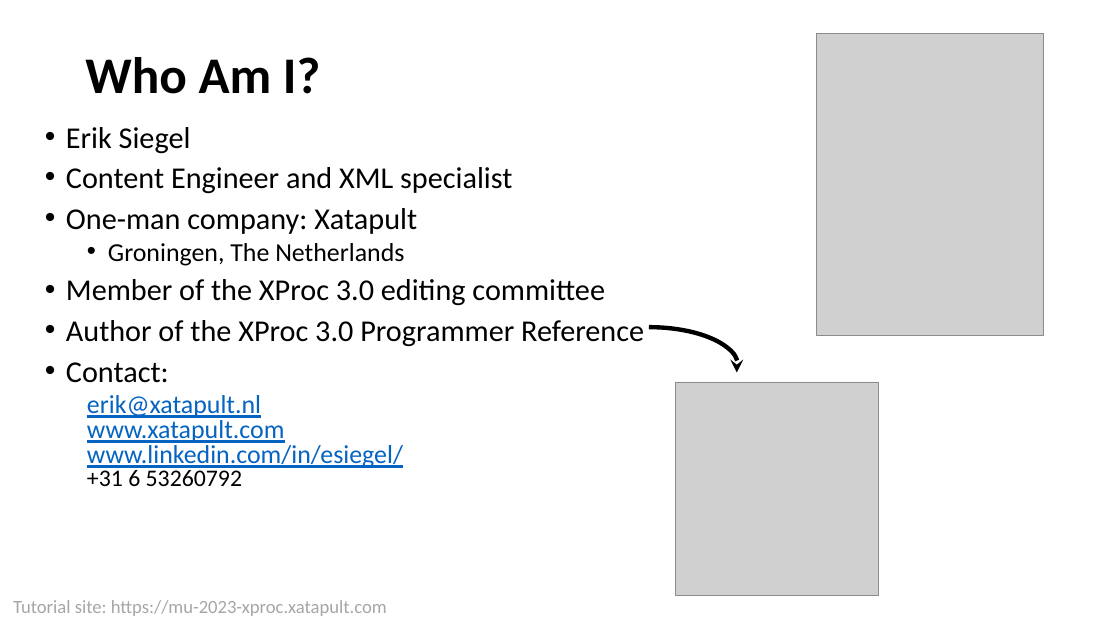
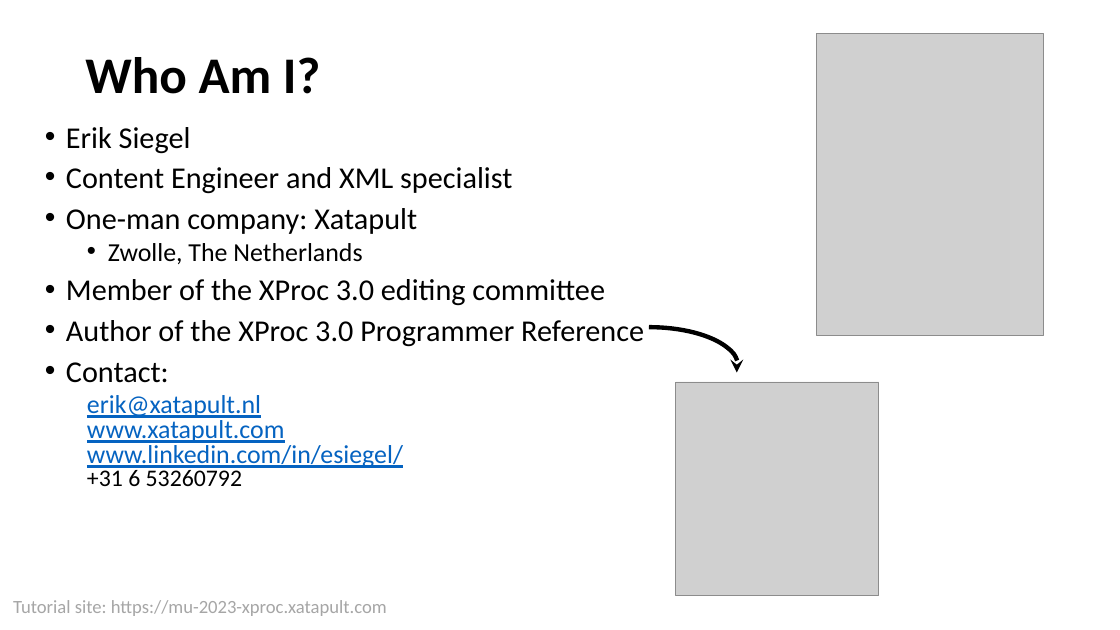
Before and after one commit to xatapult/mu-2023-xproc, a slide deck: slide 2 of presentation/Introduction to XProc 3.0.pptx. Drawn at 1120x630 pixels with LibreOffice and Linux fonts; fonts in the diff are those of the drawing; grey boxes stand for pictures; background and template pictures are left out. Boxes give left, top, right and bottom in pixels: in the first picture for what was removed or moved away, otherwise in the second. Text is boxed around its words. In the diff, an @@ line names an element or a change of style, - is before the commit and + after.

```diff
--- a/presentation/Introduction to XProc 3.0.pptx
+++ b/presentation/Introduction to XProc 3.0.pptx
@@ text at bbox=[108, 243, 362, 264]: text changed @@
-  • Groningen, The Netherlands
+  • Zwolle, The Netherlands
```
Also in this commit, not shown: 1 other slide changed.
